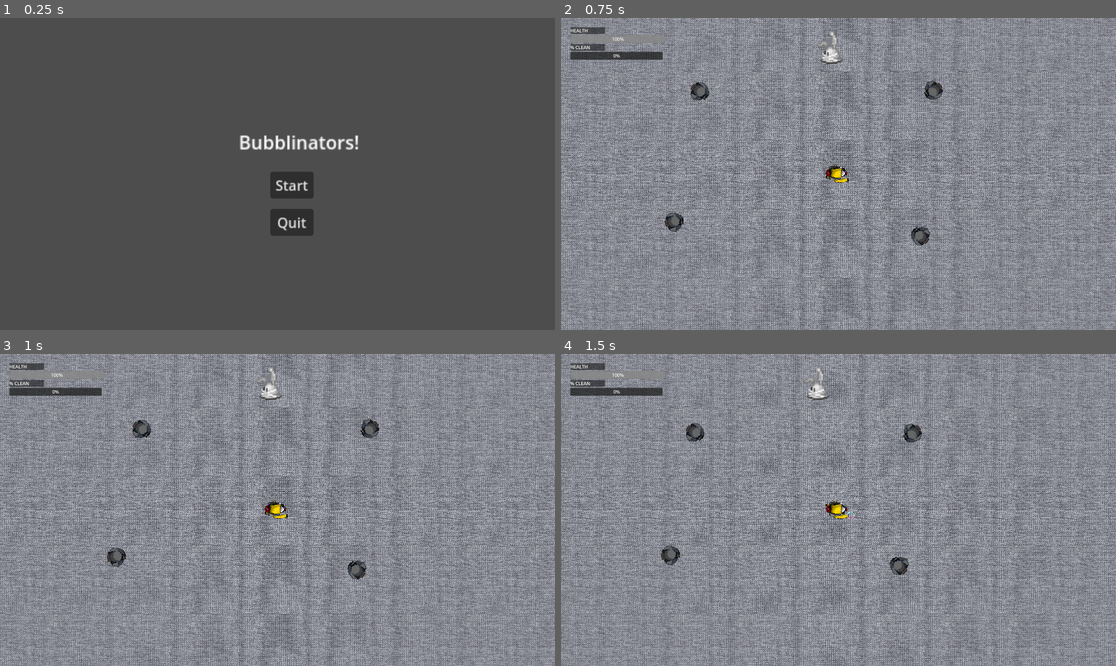
Above: before the commit, frames 1-4 (two rows, left to right).
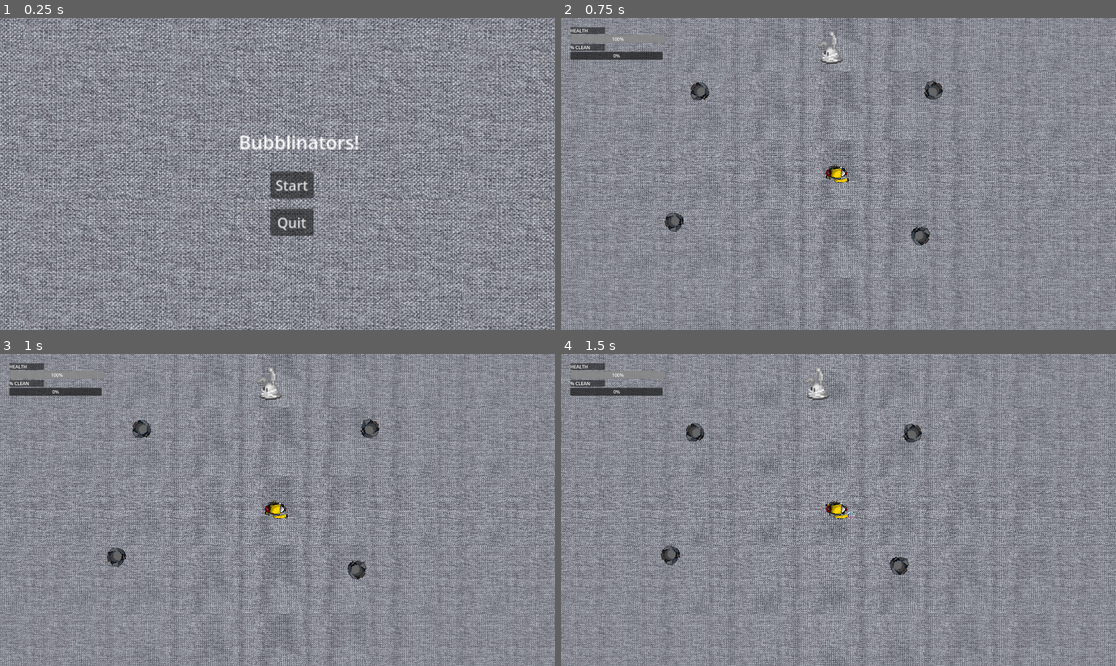
Above: after the commit, the same moments.

Repository: GGJ2025-Guac/GGJ2025
Game: Godot game, scene res://game_start.tscn
Same seed, same stepped clock (60 frames per second), same inputs: the game is played once before the commit and once after it.
Inputs:
- Up to frame 1 (0.25 s): no input
- Up to frame 2 (0.75 s): click "Start" at 0.5 s
- Up to frame 3 (1 s): no input
- Up to frame 4 (1.5 s): hold D (right) from 1.28 s (still down); hold Space (bubble) from 1.28 s (still down)

The runs differ from the first frame. In frame 1, 93% of the frame differs, in the area x 0-100%, y 0-100%; in frame 2, nothing differs; in frame 3, nothing differs; in frame 4, nothing differs.

Commit message:
textures for intro/game over

Diff:
--- a/testinggodot/game_start.tscn
+++ b/testinggodot/game_start.tscn
@@ -1,10 +1,20 @@
-[gd_scene load_steps=3 format=3 uid="uid://bmud5214eb2cy"]
+[gd_scene load_steps=4 format=3 uid="uid://bmud5214eb2cy"]
 
 [ext_resource type="Script" path="res://game_start.gd" id="1_kwwpu"]
 [ext_resource type="AudioStream" uid="uid://dvqtt2pfkwioc" path="res://assets/bubble_menu_theme_draft.mp3" id="2_477qk"]
+[ext_resource type="Texture2D" uid="uid://d0g6vmgcf75og" path="res://assets/couch_texture.png" id="3_xkx6m"]
 
 [node name="GameStart" type="CanvasLayer"]
 script = ExtResource("1_kwwpu")
+
+[node name="Background" type="TextureRect" parent="."]
+texture_repeat = 2
+offset_left = -2048.0
+offset_top = -2048.0
+offset_right = 3072.0
+offset_bottom = 2048.0
+texture = ExtResource("3_xkx6m")
+stretch_mode = 1
 
 [node name="Label" type="Label" parent="."]
 anchors_preset = 15
--- a/testinggodot/gameover.tscn
+++ b/testinggodot/gameover.tscn
@@ -1,9 +1,19 @@
-[gd_scene load_steps=2 format=3 uid="uid://ibnye4o1xk7l"]
+[gd_scene load_steps=3 format=3 uid="uid://ibnye4o1xk7l"]
 
 [ext_resource type="Script" path="res://gameover.gd" id="1_uqpiw"]
+[ext_resource type="Texture2D" uid="uid://d0g6vmgcf75og" path="res://assets/couch_texture.png" id="2_78ea0"]
 
 [node name="gameover" type="CanvasLayer"]
 script = ExtResource("1_uqpiw")
+
+[node name="Background" type="TextureRect" parent="."]
+texture_repeat = 2
+offset_left = -2048.0
+offset_top = -2048.0
+offset_right = 3072.0
+offset_bottom = 2048.0
+texture = ExtResource("2_78ea0")
+stretch_mode = 1
 
 [node name="Label" type="Label" parent="."]
 anchors_preset = 15
